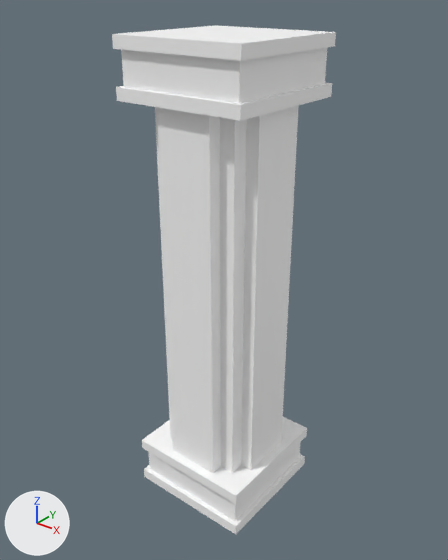
One commit to the glTF model assets/synty/simple_fantasy/models/SF_Bld_Ruins_Pillar_01.glb: the scene before it, then after it.
Camera for both pictures: a 50 mm lens placed at (0.0635, -0.0799, 0.0946), pointed at (-0.0006, 0.0003, 0.0449). Arrows for +X, +Y and +Z are at lower left; the lights stay in place.

Names of what the first picture shows: 'SF_Bld_Ruins_Pillar_01'.
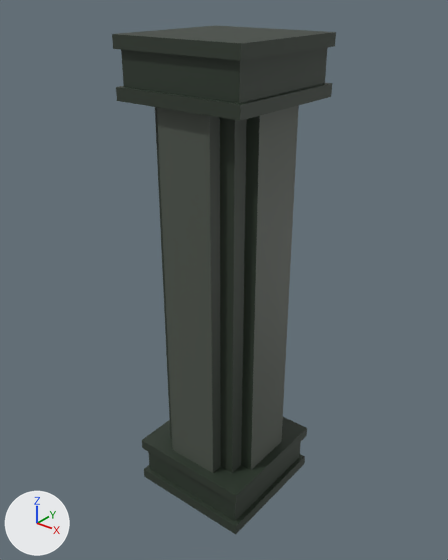
Scene script edits in JSON lines:
```json
{"op": "add", "block": "img_undead_footman_01", "code": ["img_undead_footman_01 = load_image('Undead_Footman_01', '_unpacked/Undead_Footman_01', 512, 512, 'sRGB')"]}
{"op": "remove", "block": "mat_lambert1", "code": "mat_lambert1.base_color = (1.0, 1.0, 1.0)  # white #ffffff"}
{"op": "add", "block": "mat_lambert1", "code": "mat_lambert1.texture = img_undead_footman_01"}
```

Changed parts and their boxes (x1, y1, x2, y2) in the pictures (448 x 560 px):
```json
{"object": "SF_Bld_Ruins_Pillar_01", "change": "surface changed", "before": [112, 25, 336, 534], "after": [112, 25, 336, 534]}
```
